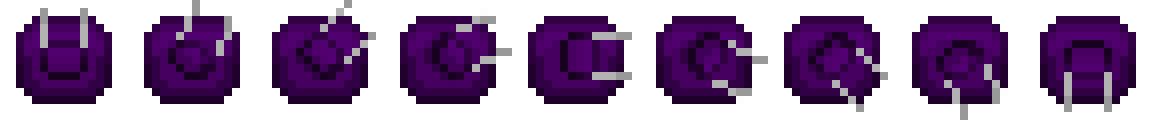
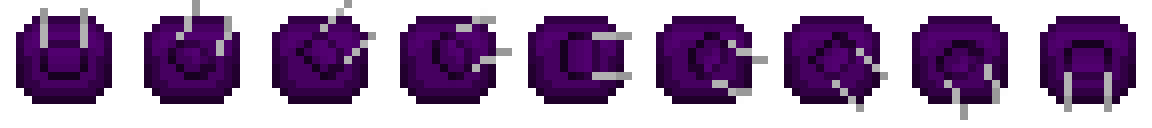
Two versions of the same layered image (1152x128). Layer-by-layer changes:
painted on "Background #2" over [left=808, top=32, right=832, bottom=80]
painted on "b #4" over [left=680, top=32, right=704, bottom=64]
painted on "f #2" over [left=440, top=40, right=448, bottom=48]
painted on "b #2" over [left=424, top=32, right=448, bottom=80]
painted on "Background #1" over [left=296, top=32, right=320, bottom=80]
